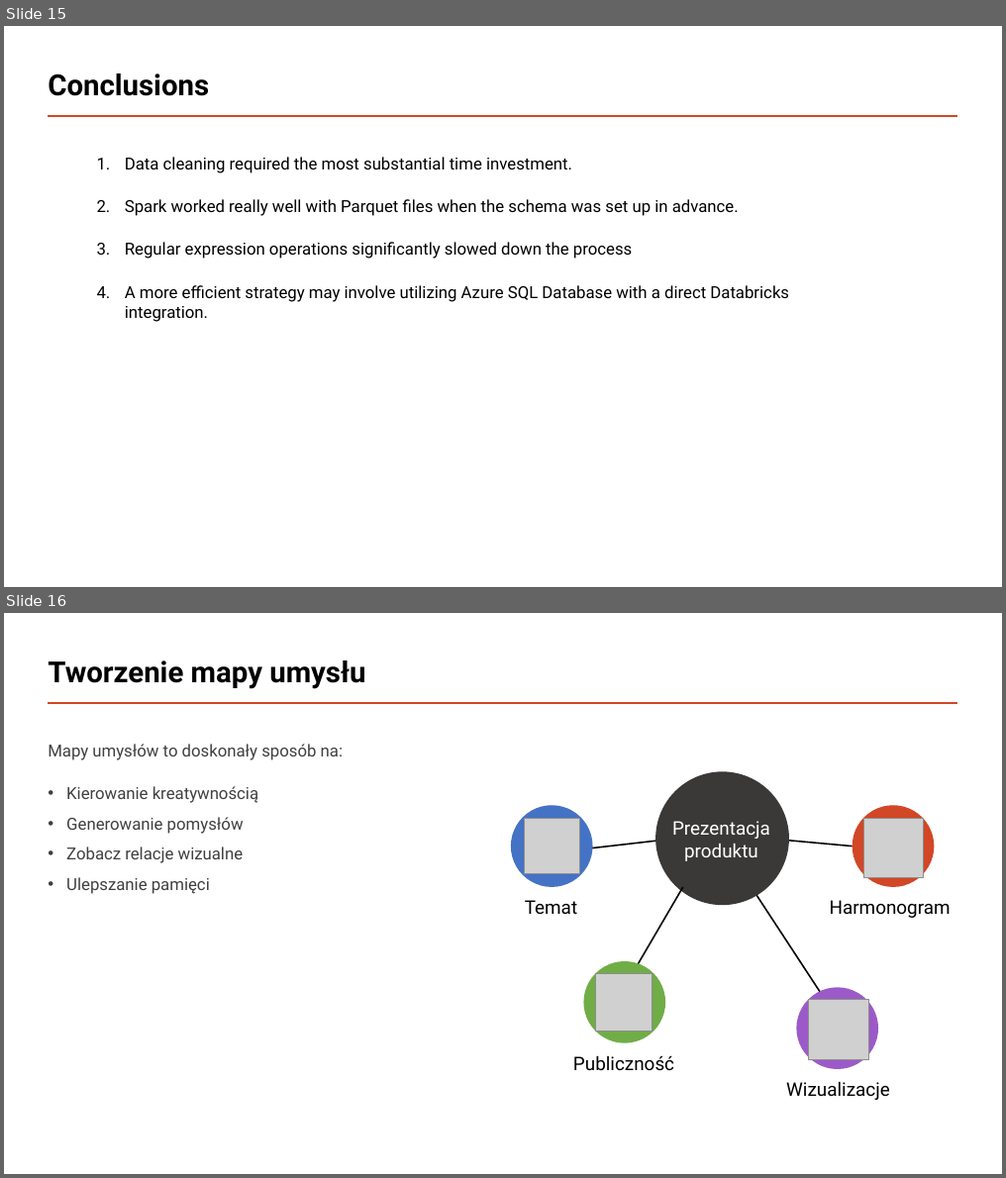
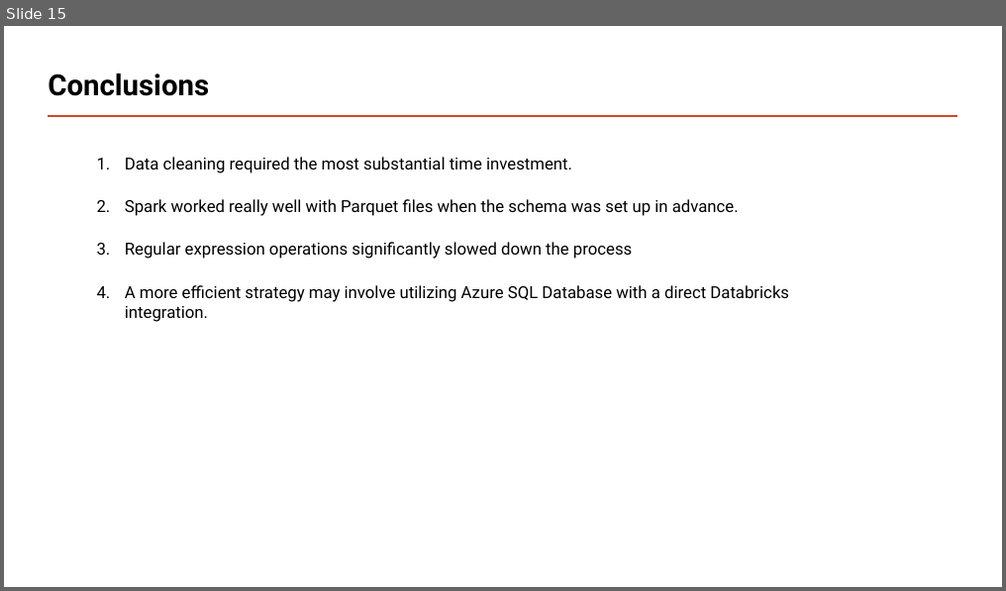
Before and after one commit to piotreks-uw-edu/uw-big-data-stackoverflow-project, a slide deck: Presentation/Analyzing the StackOverflow2013 Database from 2008 to 2013.pptx. Shown one above the other, each under a label of ours: slides 15 and 16 before the commit, slide 15 after it. The pictures are 1006x1178 and 1006x591 pixels, drawn with LibreOffice and Linux fonts; fonts in the diff are those of the drawing; grey boxes stand for pictures. Boxes give left, top, right and bottom in pixels: in the first picture for what was removed or moved away, otherwise in the second. Text is boxed around its words. In the diff, an @@ line names an element or a change of style, - is before the commit and + after.

```diff
--- a/Presentation/Analyzing the StackOverflow2013 Database from 2008 to 2013.pptx
+++ b/Presentation/Analyzing the StackOverflow2013 Database from 2008 to 2013.pptx
@@ slide 16 removed at <box>4,613,1002,1174</box>, background #FFFFFF; not listed: 1 template element that a slide beside it also shows @@
@@ title removed at <box>48,661,365,689</box> @@
-Tworzenie mapy umysłu
@@ text removed at <box>48,744,343,894</box> @@
-Mapy umysłów to doskonały sposób na:
-• Kierowanie kreatywnością
-• Generowanie pomysłów
-• Zobacz relacje wizualne
-• Ulepszanie pamięci
@@ group removed at <box>511,771,950,1100</box>: 5 texts, 5 ellipses, 4 lines, 4 pictures @@
-Temat
-Publiczność
-Wizualizacje
-Harmonogram
-Prezentacja produktu
```
Also in this commit, not shown: 1 slide changed, 3 other slides removed, 8 other files.
